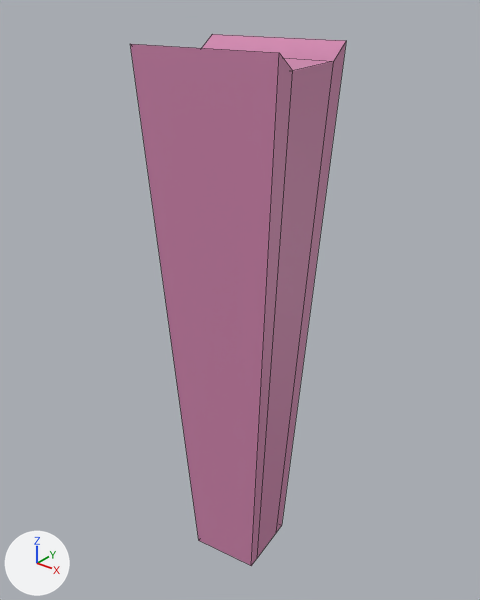
A saved change to the FBX model Assets/Terrain/terrain_W3A6a.fbx.
Camera for both pictures: a 50 mm lens placed at (-610.8, -587.8, 101.4), pointed at (-663.9, -521.4, 60.2). Every picture has the same lights, and +X, +Y and +Z are marked at lower left. Mesh edges are drawn as thin lines. Where no turn or scale is listed for an object, it has been applied to the vertices.

Script lines for the objects in view, before the commit:
```python
me_mesh = bpy.data.meshes.new('Mesh')
me_mesh.from_pydata(...)  # 16 vertices, 14 faces; spans x -10.5..10.5, y -9.5..9.5, z -37.8..37.8
me_mesh.materials.append(mat_w3_shade)  # pink #d287b0
ob_w3a6_a = bpy.data.objects.new('W3A6_a', me_mesh)
ob_w3a6_a.location = (-662.0, -523.6, 56.9)
```
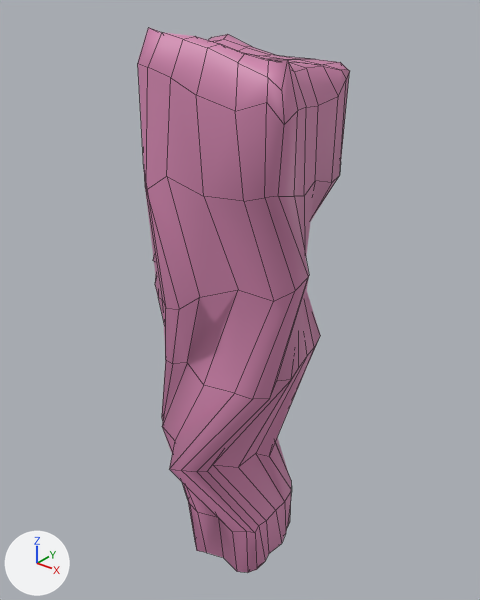
What differs and where, as boxes [x1, y1, x2, y2] in the pictures (480 x 600 px):
'W3A6_a', reshaped
    before: [130, 34, 346, 566]
    after: [138, 28, 350, 573]
part 1 of me_mesh, built on
    before: [130, 34, 346, 566]
    after: [138, 28, 350, 573]

Patch to the scene script:
```diff
--- a/Assets/Terrain/terrain_W3A6a.fbx.py
+++ b/Assets/Terrain/terrain_W3A6a.fbx.py
@@ me_mesh @@
 # used by ob_w3a6_a; location = (-662.0, -523.6, 56.9)
-me_mesh.from_pydata(...)  # 16 vertices, 14 faces; spans x -10.5..10.5, y -9.5..9.5, z -37.8..37.8
+me_mesh.from_pydata(...)  # 266 vertices, 264 faces; spans x -14.3..11.7, y -11.9..13.1, z -39.6..39.5
+# me_mesh part 1: the whole mesh is rebuilt
+# me_mesh part 2: the surface is now shaded smooth
 me_mesh.materials.append(mat_w3_shade)
```
